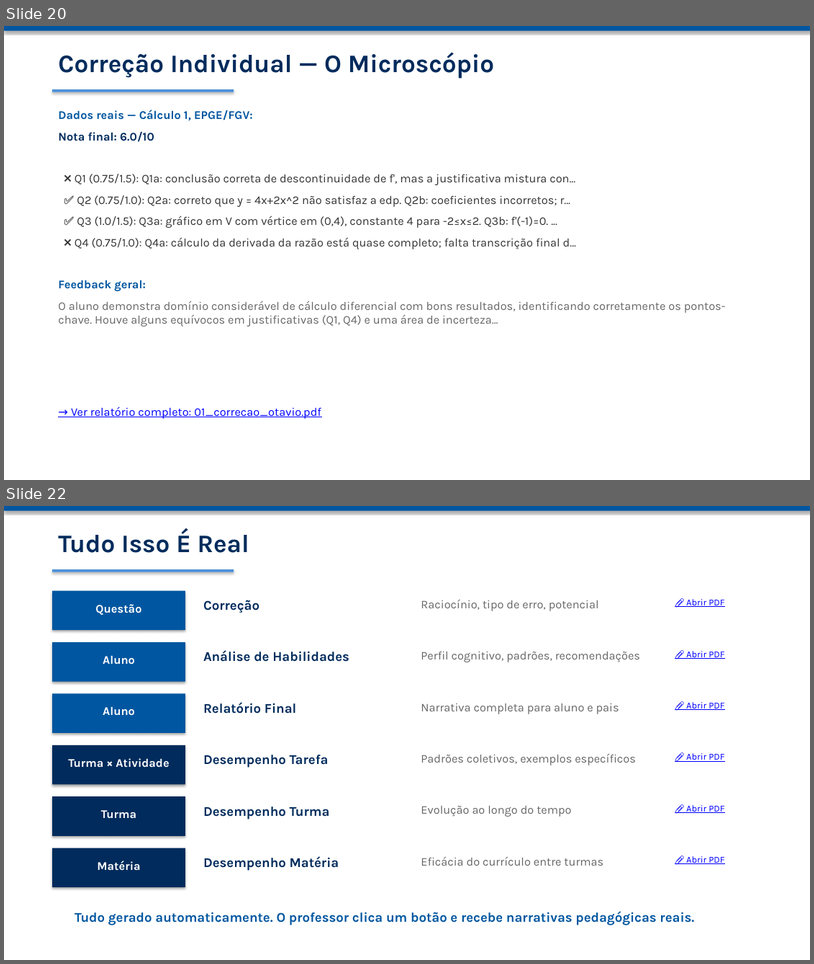
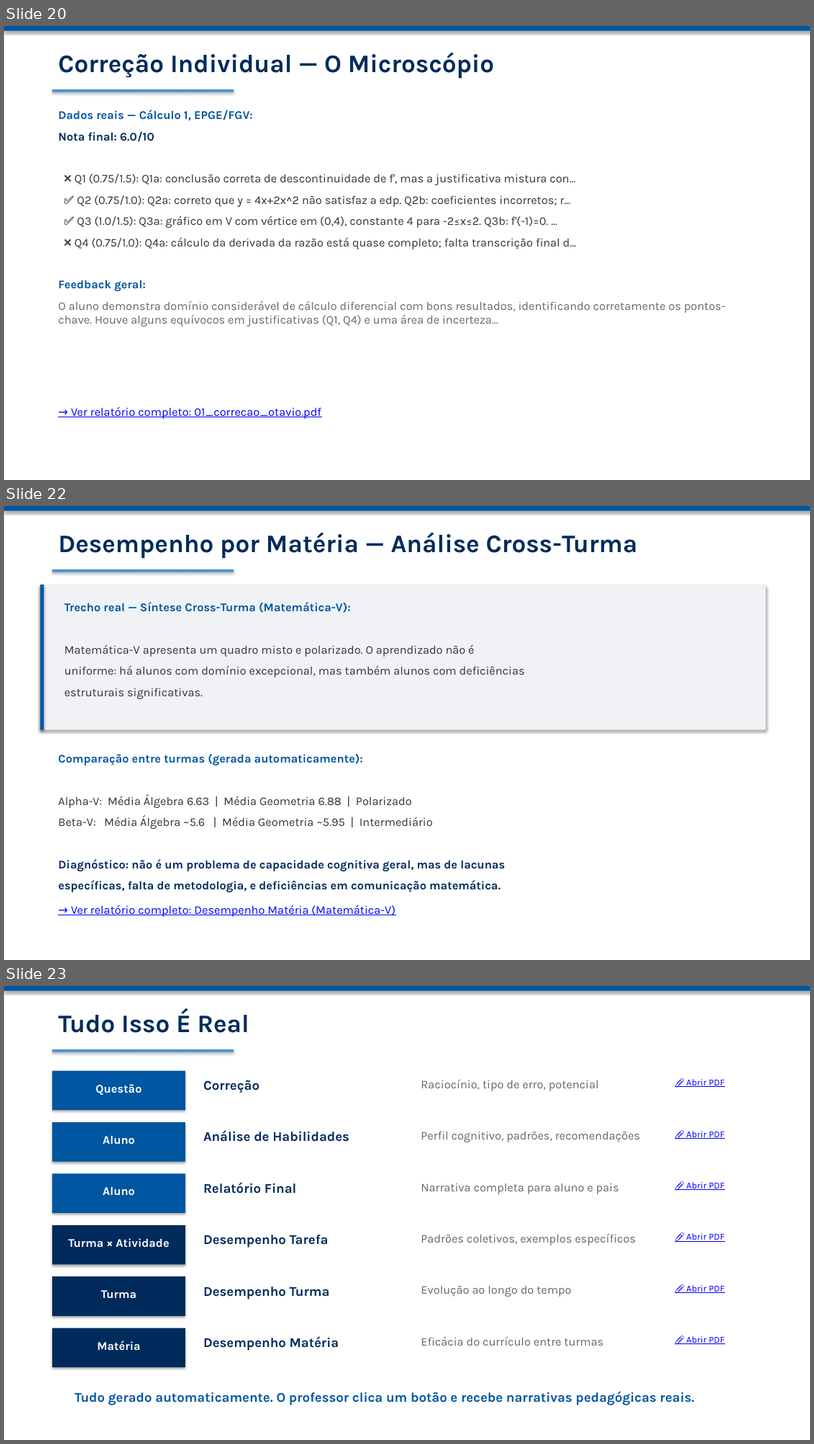
Before and after one commit to OttoBoop/novo-cr-presentation, a slide deck: NOVO_CR_Apresentacao_v3.pptx. Shown one above the other, each under a label of ours: slides 20 and 22 before the commit, slides 20, 22 and 23 after it; the slides between them are not shown. The pictures are 814x964 and 814x1444 pixels, drawn with LibreOffice and Linux fonts; fonts in the diff are those of the drawing. Boxes give left, top, right and bottom in pixels: in the first picture for what was removed or moved away, otherwise in the second. Text is boxed around its words. In the diff, an @@ line names an element or a change of style, - is before the commit and + after.

```diff
--- a/NOVO_CR_Apresentacao_v3.pptx
+++ b/NOVO_CR_Apresentacao_v3.pptx
@@ slide 22 added at (x1=4, y1=506, x2=810, y2=960), background #FFFFFF @@
@@ rectangle added at (x1=4, y1=506, x2=810, y2=511), fill #0056A0 @@
@@ text added at (x1=58, y1=532, x2=638, y2=559), 30 pt, text #002B5C, bold @@
+Desempenho por Matéria — Análise Cross-Turma
@@ rectangle added at (x1=52, y1=569, x2=234, y2=572), fill #4A90D9 @@
@@ rectangle added at (x1=40, y1=584, x2=766, y2=730), fill #F0F2F5 @@
@@ rectangle added at (x1=40, y1=584, x2=44, y2=730), fill #0056A0 @@
@@ text added at (x1=64, y1=602, x2=525, y2=699), 14 pt, text #333333 @@
+Trecho real — Síntese Cross-Turma (Matemática-V):
+Matemática-V apresenta um quadro misto e polarizado. O aprendizado não é
+uniforme: há alunos com domínio excepcional, mas também alunos com deficiências
+estruturais significativas.
@@ text added at (x1=58, y1=754, x2=505, y2=892), 14 pt, text #002B5C, bold @@
+Comparação entre turmas (gerada automaticamente):
+Alpha-V: Média Álgebra 6.63 | Média Geometria 6.88 | Polarizado
+Beta-V: Média Álgebra ~5.6 | Média Geometria ~5.95 | Intermediário
+Diagnóstico: não é um problema de capacidade cognitiva geral, mas de lacunas
+específicas, falta de metodologia, e deficiências em comunicação matemática.
@@ text added at (x1=71, y1=904, x2=396, y2=916), 14 pt, text #0000FF, underline @@
+→ Ver relatório completo: Desempenho Matéria (Matemática-V)
@@ what was slide 22 is now slide 23 @@
```
Also in this commit, not shown: 1 other slide added, 1 slide removed, 7 other files.
